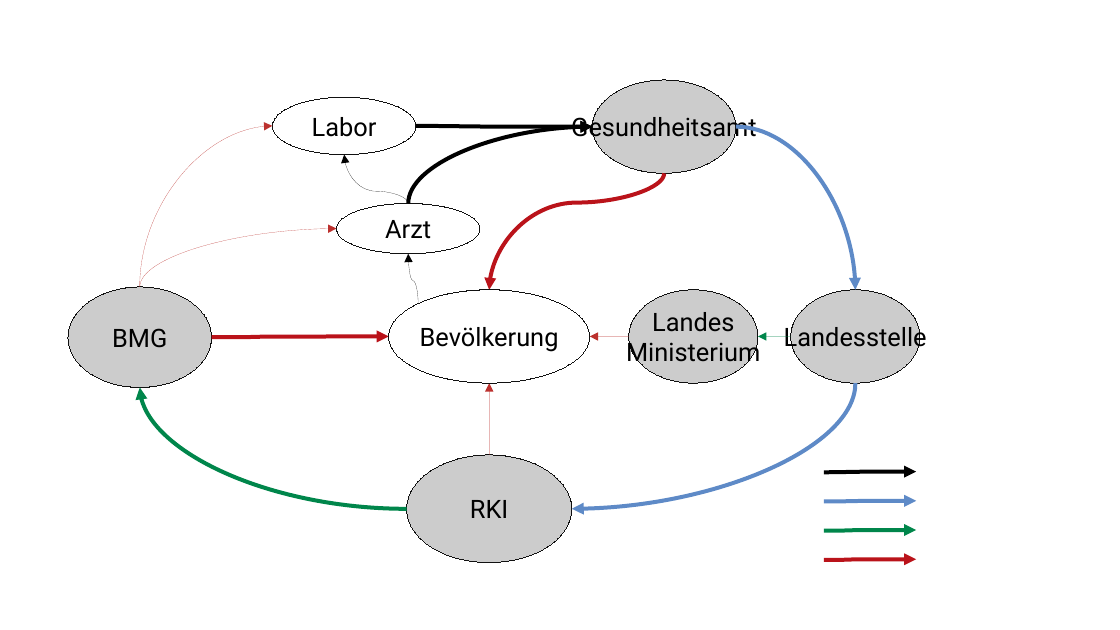
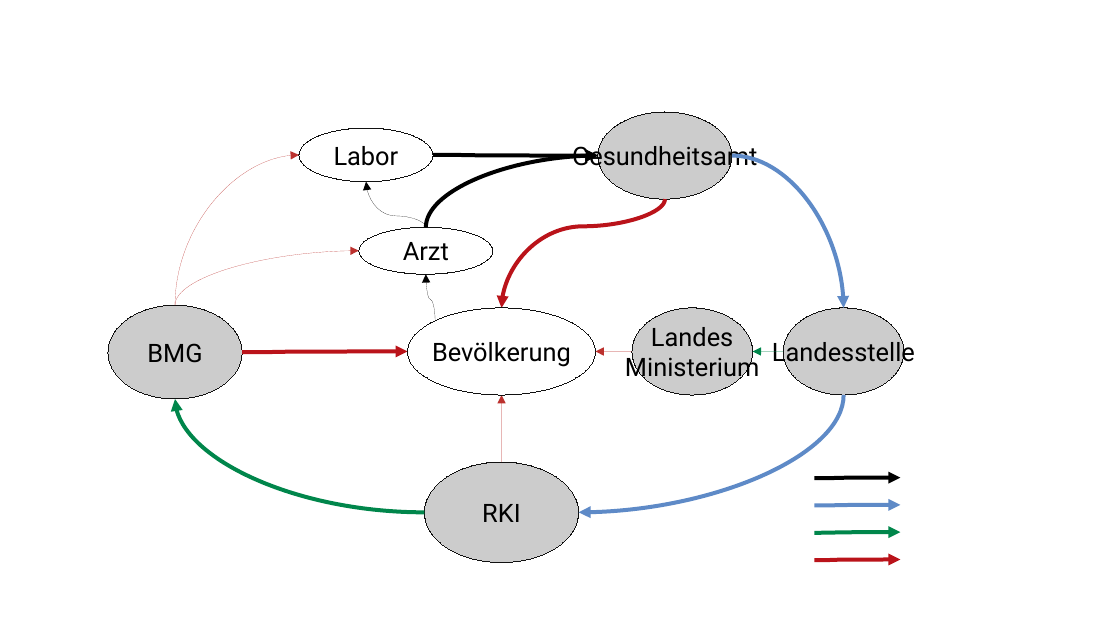
Before and after one commit to jakobschumacher/presentations, a slide deck: slide 3 of assets/2021-11-17-surveillance/intro_to_surveillance_systems_pictures_deutsch.odp. Drawn at 1120x630 pixels with LibreOffice and Linux fonts; fonts in the diff are those of the drawing. Boxes give left, top, right and bottom in pixels: in the first picture for what was removed or moved away, otherwise in the second. Text is boxed around its words. In the diff, an @@ line names an element or a change of style, - is before the commit and + after.

```diff
--- a/assets/2021-11-17-surveillance/intro_to_surveillance_systems_pictures_deutsch.odp
+++ b/assets/2021-11-17-surveillance/intro_to_surveillance_systems_pictures_deutsch.odp
@@ ellipse "Gesundheitsamt" resized from (x1=593, y1=80, x2=736, y2=174) to (x1=599, y1=112, x2=733, y2=199) @@
@@ ellipse "Labor" resized from (x1=272, y1=98, x2=416, y2=155) to (x1=299, y1=128, x2=433, y2=182) @@
@@ curved arrow moved from (140, 287) - (272, 126) to (175, 305) - (299, 154) @@
@@ curved arrow moved from (409, 203) - (593, 127) to (426, 228) - (599, 155) @@
@@ curved arrow moved from (416, 126) - (593, 127) to (433, 154) - (599, 155) @@
@@ curved arrow moved from (736, 127) - (856, 290) to (733, 155) - (844, 308) @@
@@ curved arrow moved from (409, 203) - (345, 154) to (426, 228) - (366, 182) @@
@@ curved arrow moved from (665, 174) - (490, 290) to (666, 199) - (502, 308) @@
@@ ellipse "Arzt" resized from (x1=336, y1=203, x2=480, y2=253) to (x1=359, y1=228, x2=493, y2=274) @@
@@ curved arrow moved from (140, 287) - (336, 229) to (175, 305) - (359, 251) @@
@@ curved arrow moved from (419, 304) - (409, 254) to (435, 321) - (426, 274) @@
@@ ellipse "BMG" resized from (x1=68, y1=287, x2=211, y2=387) to (x1=108, y1=305, x2=242, y2=398) @@
@@ ellipse "Bevölkerung" resized from (x1=389, y1=290, x2=590, y2=383) to (x1=408, y1=308, x2=596, y2=395) @@
@@ ellipse "Landes" resized from (x1=629, y1=290, x2=758, y2=383) to (x1=632, y1=308, x2=753, y2=395) @@
@@ ellipse "Landesstelle" resized from (x1=791, y1=290, x2=920, y2=383) to (x1=784, y1=308, x2=905, y2=395) @@
@@ curved arrow moved from (211, 337) - (389, 336) to (242, 353) - (408, 352) @@
@@ curved arrow moved from (629, 336) - (589, 336) to (632, 352) - (596, 352) @@
@@ curved arrow moved from (791, 336) - (758, 336) to (784, 352) - (753, 352) @@
@@ curved arrow moved from (407, 509) - (140, 387) to (425, 512) - (175, 399) @@
@@ curved arrow moved from (490, 455) - (490, 383) to (502, 462) - (502, 395) @@
@@ curved arrow moved from (856, 383) - (572, 509) to (844, 395) - (579, 512) @@
@@ ellipse "RKI" resized from (x1=407, y1=455, x2=572, y2=563) to (x1=425, y1=462, x2=579, y2=563) @@
@@ curved arrow moved from (824, 473) - (917, 472) to (814, 479) - (900, 478) @@
@@ curved arrow moved from (824, 502) - (917, 501) to (814, 506) - (900, 505) @@
@@ curved arrow moved from (824, 531) - (917, 531) to (814, 534) - (900, 533) @@
@@ curved arrow moved from (824, 560) - (917, 560) to (814, 560) - (900, 560) @@
```
Also in this commit, not shown: 1 other slide changed, 3 slides added, 2 slides removed, 2 other files.
